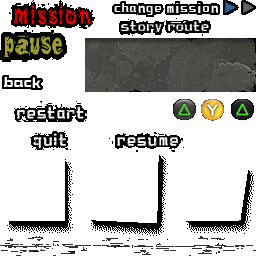
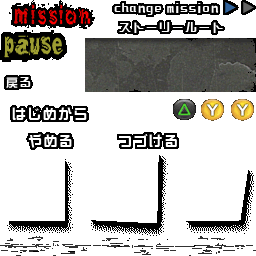
Comparing the layer stacks of the two 256×256 images. Changes:
hid "PS3" over bbox(231, 99, 254, 120)
showed "X360" over bbox(231, 99, 254, 121)
added layer "tex1_256x256_c3257baee268cd99_f1e4ab37b4aa0735_9" above "tex1_256x256_a9e2b4d5f166d7c5_a0e633451e8e4d07_9" over bbox(2, 2, 256, 252)
hid "Layer 1 copy" over bbox(2, 2, 256, 252)
